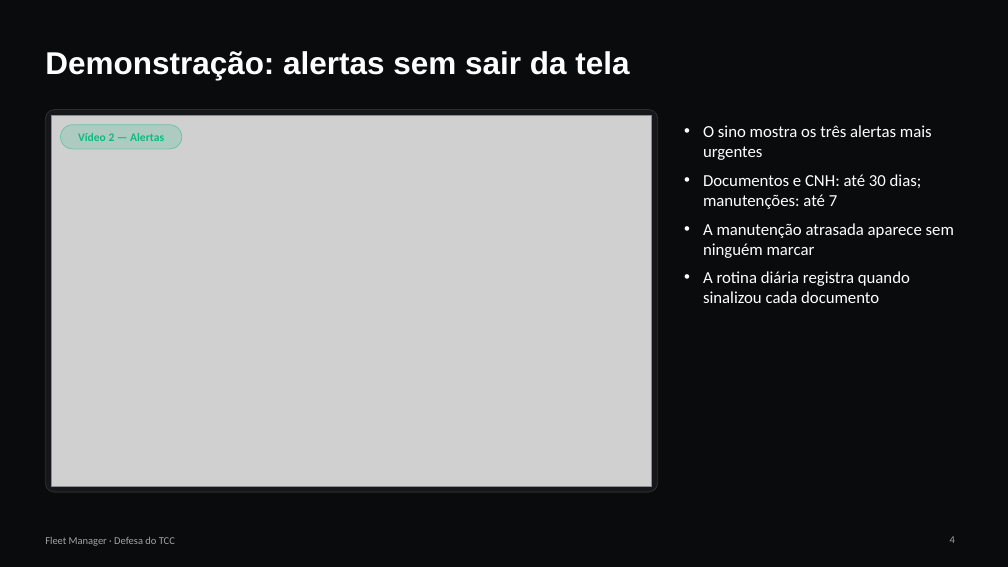
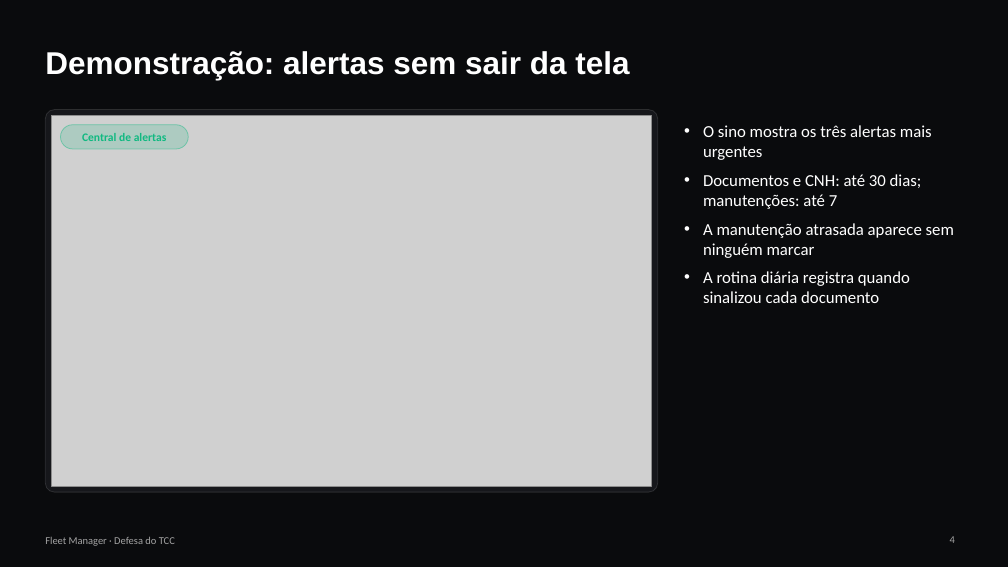
Before and after one commit to gregoryjereissati/pfi-fleet-manager, a slide deck: slide 4 of docs/apresentacao/Fleet Manager - Defesa.pptx. Drawn at 1008x567 pixels with LibreOffice and Linux fonts; fonts in the diff are those of the drawing; grey boxes stand for pictures. Boxes give left, top, right and bottom in pixels: in the first picture for what was removed or moved away, otherwise in the second. Text is boxed around its words. In the diff, an @@ line names an element or a change of style, - is before the commit and + after.

```diff
--- a/docs/apresentacao/Fleet Manager - Defesa.pptx
+++ b/docs/apresentacao/Fleet Manager - Defesa.pptx
@@ rounded rectangle: place and size @@
-rounded rectangle at box(60, 125, 181, 149)
+rounded rectangle at box(60, 125, 188, 149)
@@ text at box(82, 133, 167, 141): text changed @@
-Vídeo 2 — Alertas
+Central de alertas
```
Also in this commit, not shown: 2 other slides changed, 4 other files.
